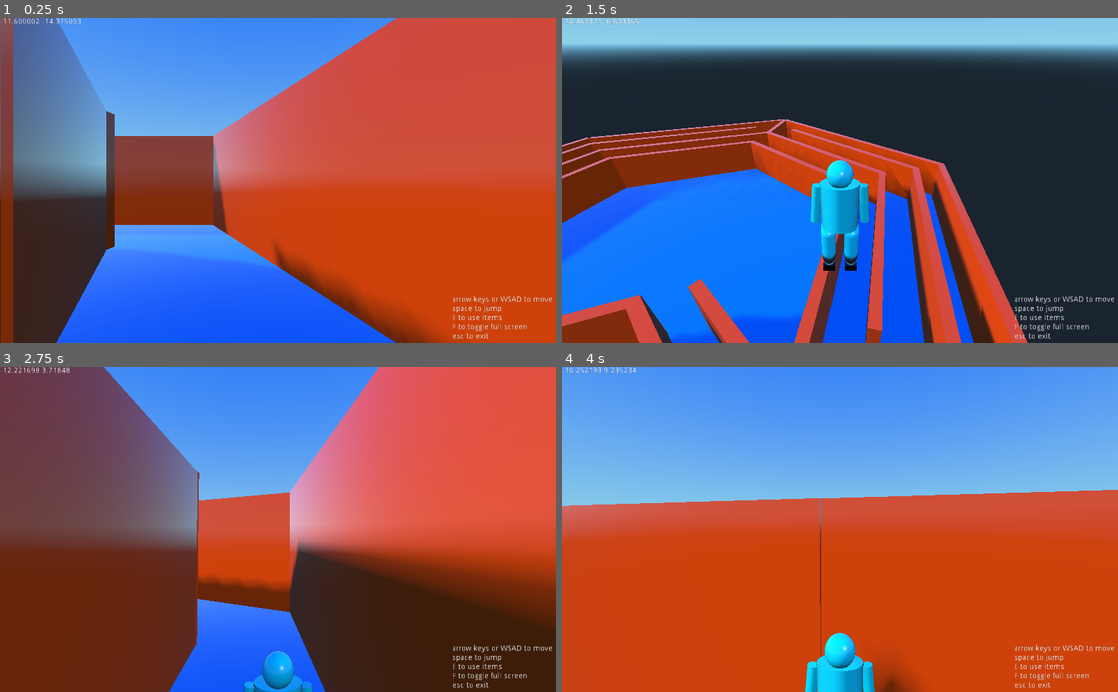
Above: before the commit, frames 1-4 (two rows, left to right).
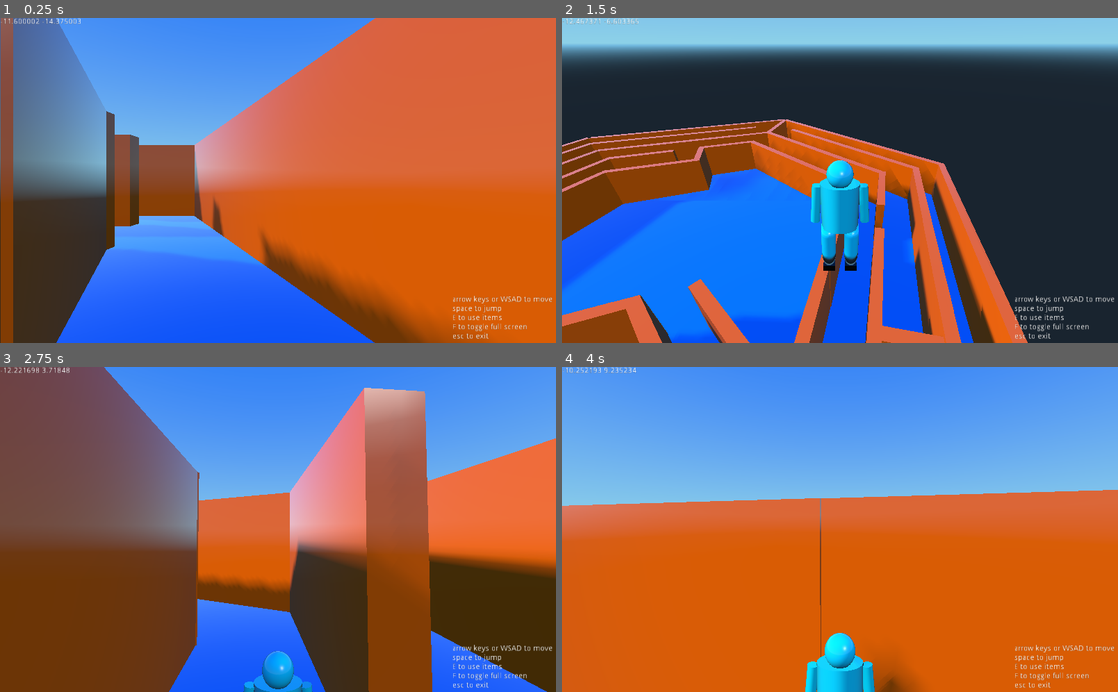
Above: after the commit, the same moments.

Repository: mrazeja7/mazes
Game: Godot game, scene res://hexa_maze.tscn
Same seed, same stepped clock (60 frames per second), same inputs: the game is played once before the commit and once after it. The project has no main scene, so this scene is started directly.
Inputs (mouse positions are in pixels of both pictures, inside the frame that each line leads up to):
- Up to frame 1 (0.25 s): no input
- Up to frame 2 (1.5 s): tap Enter at 0.5 s; move the mouse to (867, 180) at 0.52 s; hold H 0.53-1.28 s; hold Up (ui_up) from 0.53 s (still down); tap Space at 0.77 s; move the mouse to (812, 180) at 1.27 s; tap C at 1.35 s
- Up to frame 3 (2.75 s): keep holding Up (ui_up); tap Space at 1.52 s; move the mouse to (289, 523) at 2.02 s; hold E from 2.03 s (still down)
- Up to frame 4 (4 s): keep holding Up (ui_up); move the mouse to (834, 536) at 2.77 s; release E at 2.78 s; tap F at 2.85 s; tap Space at 3.02, 3.77 s; move the mouse to (878, 532) at 3.52 s; hold H from 3.53 s (still down)

The runs differ from the first frame. In frame 1, 26% of the frame differs, in the area x 20-100%, y 0-100%; in frame 2, 13%; in frame 3, 30%; in frame 4, 48%, in the area x 0-100%, y 47-100%.
Error in both runs: Invalid get index 'visible' (on base: 'null instance'). (res://scripts/player.gd:101)

Commit message:
reworked maze, added activatable elevator

Diff:
--- a/assets/wall.tscn
+++ b/assets/wall.tscn
@@ -23,7 +23,7 @@
 params_billboard_mode = 0
 params_grow = false
 params_use_alpha_scissor = false
-albedo_color = Color( 0.949219, 0.282958, 0.0222473, 1 )
+albedo_color = Color( 1, 0.398438, 0, 1 )
 metallic = 0.0
 metallic_specular = 0.5
 metallic_texture_channel = 0
@@ -83,7 +83,7 @@
 mesh = SubResource( 2 )
 skeleton = NodePath("..")
 material/0 = null
-_sections_unfolded = [ "Transform" ]
+_sections_unfolded = [ "Transform", "material" ]
 
 [node name="StaticBody" type="StaticBody" parent="MeshInstance" index="0"]
 
--- a/hexa_maze.tscn
+++ b/hexa_maze.tscn
@@ -1,12 +1,13 @@
-[gd_scene load_steps=8 format=2]
+[gd_scene load_steps=9 format=2]
 
 [ext_resource path="res://assets/hexagonal_floor.tscn" type="PackedScene" id=1]
 [ext_resource path="res://assets/wall.tscn" type="PackedScene" id=2]
 [ext_resource path="res://scripts/moving_wall.gd" type="Script" id=3]
-[ext_resource path="res://assets/player.tscn" type="PackedScene" id=4]
-[ext_resource path="res://scripts/player.gd" type="Script" id=5]
-[ext_resource path="res://assets/button.tscn" type="PackedScene" id=6]
-[ext_resource path="res://scripts/button.gd" type="Script" id=7]
+[ext_resource path="res://scripts/elevator.gd" type="Script" id=4]
+[ext_resource path="res://assets/player.tscn" type="PackedScene" id=5]
+[ext_resource path="res://scripts/player.gd" type="Script" id=6]
+[ext_resource path="res://assets/button.tscn" type="PackedScene" id=7]
+[ext_resource path="res://scripts/button.gd" type="Script" id=8]
 
 [node name="maze" type="Spatial" index="0"]
 
@@ -27,9 +28,20 @@
 script = ExtResource( 3 )
 _sections_unfolded = [ "Transform" ]
 
-[node name="fence" type="Spatial" parent="walls" index="1"]
+[node name="elevator" parent="walls" index="1" instance=ExtResource( 2 )]
+
+transform = Transform( -0.321506, 0.337163, 2.18558e-08, 0, -2.94757e-08, 1, 0.185622, 0.583983, 3.78554e-08, -5.19869, -1.5904, -194.577 )
+script = ExtResource( 4 )
+_sections_unfolded = [ "Transform", "Visibility" ]
+
+[node name="MeshInstance" parent="walls/elevator" index="0"]
 
 editor/display_folded = true
+_sections_unfolded = [ "Geometry", "Transform", "material" ]
+
+[node name="fence" type="Spatial" parent="walls" index="2"]
+
+editor/display_folded = true
 
 [node name="wall2" parent="walls/fence" index="0" instance=ExtResource( 2 )]
 
@@ -83,7 +95,7 @@
 
 transform = Transform( -0.967682, 0, -0.5, 0, 1, 0, 0.558691, 0, -0.866026, -15.125, -0.2904, -190.15 )
 
-[node name="maze1" type="Spatial" parent="walls" index="2"]
+[node name="maze1" type="Spatial" parent="walls" index="3"]
 
 _sections_unfolded = [ "Visibility" ]
 
@@ -93,7 +105,7 @@
 
 [node name="wall23" parent="walls/maze1" index="1" instance=ExtResource( 2 )]
 
-transform = Transform( 1.71764, 0, -0.500001, 0, 1, 0, 0.991679, 0, 0.866026, -10.7629, -0.2904, -184.095 )
+transform = Transform( 1.71764, 0, -0.500001, 0, 1, 0, 0.99168, 0, 0.866026, -10.7629, -0.2904, -184.095 )
 
 [node name="wall37" parent="walls/maze1" index="2" instance=ExtResource( 2 )]
 
@@ -111,171 +123,235 @@
 
 transform = Transform( 0.637675, 0, -0.500002, 0, 1, 0, 0.368162, 0, 0.866028, -7.4236, -0.2904, -191.162 )
 
-[node name="wall39" parent="walls/maze1" index="6" instance=ExtResource( 2 )]
-
-transform = Transform( 1.71764, 0, -0.500001, 0, 1, 0, 0.99168, 0, 0.866026, -8.49207, -0.2904, -188.062 )
-
-[node name="wall24" parent="walls/maze1" index="7" instance=ExtResource( 2 )]
+[node name="wall63" parent="walls/maze1" index="6" instance=ExtResource( 2 )]
+
+transform = Transform( 0.637675, 0, -0.500002, 0, 1, 0, 0.368162, 0, 0.866028, 2.00184, -0.2904, -186.587 )
+
+[node name="wall74" parent="walls/maze1" index="7" instance=ExtResource( 2 )]
+
+transform = Transform( 0.637675, 0, -0.500002, 0, 1, 0, 0.368162, 0, 0.866028, 4.44837, -0.2904, -185.174 )
+
+[node name="wall75" parent="walls/maze1" index="8" instance=ExtResource( 2 )]
+
+transform = Transform( 0.637675, 0, -0.500002, 0, 1, 0, 0.368162, 0, 0.866028, 6.44025, -0.2904, -184.025 )
+
+[node name="wall39" parent="walls/maze1" index="9" instance=ExtResource( 2 )]
+
+transform = Transform( 1.63176, 0, -0.500001, 0, 1, 0, 0.942097, 0, 0.866027, -8.44293, -0.2904, -188.23 )
+
+[node name="wall24" parent="walls/maze1" index="10" instance=ExtResource( 2 )]
 
 transform = Transform( -4.17233e-07, 0, -1, 0, 1, 0, 1.28919, 0, -2.08616e-07, -10.756, -0.2904, -178.383 )
 
-[node name="wall27" parent="walls/maze1" index="8" instance=ExtResource( 2 )]
+[node name="wall27" parent="walls/maze1" index="11" instance=ExtResource( 2 )]
 
 transform = Transform( -4.17233e-07, 0, -1, 0, 1, 0, 1.28919, 0, -2.08616e-07, -10.7959, -0.2904, -175.502 )
 
-[node name="wall25" parent="walls/maze1" index="9" instance=ExtResource( 2 )]
+[node name="wall25" parent="walls/maze1" index="12" instance=ExtResource( 2 )]
 
 transform = Transform( -4.17233e-07, 0, -1, 0, 1, 0, 1.28919, 0, -2.08616e-07, -10.7649, -0.2904, -180.399 )
 
-[node name="wall53" parent="walls/maze1" index="10" instance=ExtResource( 2 )]
+[node name="wall53" parent="walls/maze1" index="13" instance=ExtResource( 2 )]
 
 transform = Transform( -4.17233e-07, 0, -1, 0, 1, 0, 1.28919, 0, -2.08616e-07, 10.5044, -0.2904, -179.66 )
 
-[node name="wall54" parent="walls/maze1" index="11" instance=ExtResource( 2 )]
+[node name="wall54" parent="walls/maze1" index="14" instance=ExtResource( 2 )]
 
 transform = Transform( -4.17233e-07, 0, -1, 0, 1, 0, 1.28919, 0, -2.08616e-07, 10.5383, -0.2904, -180.401 )
 
-[node name="wall58" parent="walls/maze1" index="12" instance=ExtResource( 2 )]
+[node name="wall57" parent="walls/maze1" index="15" instance=ExtResource( 2 )]
+
+transform = Transform( -4.17233e-07, 0, -1, 0, 1, 0, 1.28919, 0, -2.08616e-07, 8.33836, -0.2904, -177.576 )
+
+[node name="wall76" parent="walls/maze1" index="16" instance=ExtResource( 2 )]
+
+transform = Transform( -4.17233e-07, 0, -1, 0, 1, 0, 1.28919, 0, -2.08616e-07, 8.33837, -0.2904, -179.276 )
+
+[node name="wall58" parent="walls/maze1" index="17" instance=ExtResource( 2 )]
 
 transform = Transform( -4.17233e-07, 0, -1, 0, 1, 0, 1.28919, 0, -2.08616e-07, 10.5526, -0.2904, -175.127 )
 
-[node name="wall17" parent="walls/maze1" index="13" instance=ExtResource( 2 )]
+[node name="wall17" parent="walls/maze1" index="18" instance=ExtResource( 2 )]
 
 transform = Transform( -1.78814e-07, 0, -1, 0, 1, 0, 1.98336, 0, -5.66244e-07, -15.7995, -0.2904, -174.519 )
 
-[node name="wall21" parent="walls/maze1" index="14" instance=ExtResource( 2 )]
-
-transform = Transform( -2.38419e-07, 0, -1, 0, 1, 0, 1.98336, 0, -5.66244e-07, -13.1597, -0.2904, -175.696 )
-
-[node name="wall16" parent="walls/maze1" index="15" instance=ExtResource( 2 )]
+[node name="wall21" parent="walls/maze1" index="19" instance=ExtResource( 2 )]
+
+transform = Transform( -8.9407e-08, 0, -1, 0, 1, 0, 0.74624, 0, -1.19209e-07, -13.1597, -0.2904, -171.946 )
+
+[node name="wall70" parent="walls/maze1" index="20" instance=ExtResource( 2 )]
+
+transform = Transform( -1.19209e-07, 0, -1, 0, 1, 0, 0.74624, 0, -1.49012e-07, -13.1597, -0.2904, -180.696 )
+
+[node name="wall77" parent="walls/maze1" index="21" instance=ExtResource( 2 )]
+
+transform = Transform( -1.19209e-07, 0, -1, 0, 1, 0, 0.74624, 0, -1.19209e-07, -13.1597, -0.2904, -178.572 )
+
+[node name="wall78" parent="walls/maze1" index="22" instance=ExtResource( 2 )]
+
+transform = Transform( -0.391776, 0, 1.19209e-07, 0, 1, 0, -4.47035e-08, 0, -1, -14.3097, -0.2904, -181.722 )
+
+[node name="wall16" parent="walls/maze1" index="23" instance=ExtResource( 2 )]
 
 transform = Transform( 1.71764, 0, -0.500001, 0, 1, 0, 0.991681, 0, 0.866026, -10.7836, -0.2904, -165.781 )
 
-[node name="wall18" parent="walls/maze1" index="16" instance=ExtResource( 2 )]
+[node name="wall18" parent="walls/maze1" index="24" instance=ExtResource( 2 )]
 
 transform = Transform( 1.71764, 0, -0.500001, 0, 1, 0, 0.991681, 0, 0.866026, -7.64978, -0.2904, -163.953 )
 
-[node name="wall19" parent="walls/maze1" index="17" instance=ExtResource( 2 )]
+[node name="wall19" parent="walls/maze1" index="25" instance=ExtResource( 2 )]
 
 transform = Transform( 1.71764, 0, -0.500001, 0, 1, 0, 0.991681, 0, 0.866026, -5.15662, -0.2904, -165.335 )
 
-[node name="wall26" parent="walls/maze1" index="18" instance=ExtResource( 2 )]
+[node name="wall26" parent="walls/maze1" index="26" instance=ExtResource( 2 )]
 
 transform = Transform( 1.71764, 0, -0.500001, 0, 1, 0, 0.991681, 0, 0.866026, -5.78653, -0.2904, -168.926 )
 
-[node name="wall55" parent="walls/maze1" index="19" instance=ExtResource( 2 )]
+[node name="wall55" parent="walls/maze1" index="27" instance=ExtResource( 2 )]
 
 transform = Transform( 1.71764, 0, -0.500001, 0, 1, 0, 0.991681, 0, 0.866026, 5.52477, -0.2904, -187.235 )
 
-[node name="wall28" parent="walls/maze1" index="20" instance=ExtResource( 2 )]
+[node name="wall28" parent="walls/maze1" index="28" instance=ExtResource( 2 )]
 
 transform = Transform( 1.71764, 0, -0.500001, 0, 1, 0, 0.991681, 0, 0.866026, -4.88186, -0.2904, -168.409 )
 
-[node name="wall29" parent="walls/maze1" index="21" instance=ExtResource( 2 )]
+[node name="wall29" parent="walls/maze1" index="29" instance=ExtResource( 2 )]
 
 transform = Transform( -1.71764, 0, -0.500001, 0, 1, 0, 0.991682, 0, -0.866028, 7.27204, -0.2904, -163.908 )
 
-[node name="wall34" parent="walls/maze1" index="22" instance=ExtResource( 2 )]
+[node name="wall34" parent="walls/maze1" index="30" instance=ExtResource( 2 )]
 
 transform = Transform( 5.96046e-08, 0, -1, 0, 1, 0, 1.98337, 0, -4.17233e-07, 15.9222, -0.2904, -174.676 )
 
-[node name="wall35" parent="walls/maze1" index="23" instance=ExtResource( 2 )]
+[node name="wall35" parent="walls/maze1" index="31" instance=ExtResource( 2 )]
 
 transform = Transform( 5.96046e-08, 0, -1, 0, 1, 0, 1.98337, 0, -4.17233e-07, 15.9066, -0.2904, -181.653 )
 
-[node name="wall49" parent="walls/maze1" index="24" instance=ExtResource( 2 )]
+[node name="wall49" parent="walls/maze1" index="32" instance=ExtResource( 2 )]
 
 transform = Transform( 5.96046e-08, 0, -1, 0, 1, 0, 1.98337, 0, -4.17233e-07, 15.906, -0.2904, -181.104 )
 
-[node name="wall36" parent="walls/maze1" index="25" instance=ExtResource( 2 )]
-
-transform = Transform( 5.96046e-08, 0, -1, 0, 1, 0, 1.98337, 0, -4.17233e-07, 13.2408, -0.2904, -175.871 )
-
-[node name="wall30" parent="walls/maze1" index="26" instance=ExtResource( 2 )]
+[node name="wall36" parent="walls/maze1" index="33" instance=ExtResource( 2 )]
+
+transform = Transform( 2.98023e-07, 0, -1, 0, 1, 0, 1.73545, 0, -3.57628e-07, 13.3503, -0.2904, -175.414 )
+
+[node name="wall30" parent="walls/maze1" index="34" instance=ExtResource( 2 )]
 
 transform = Transform( -1.71765, 0, -0.500001, 0, 1, 0, 0.991683, 0, -0.866029, 9.80518, -0.2904, -165.371 )
 
-[node name="wall51" parent="walls/maze1" index="27" instance=ExtResource( 2 )]
+[node name="wall51" parent="walls/maze1" index="35" instance=ExtResource( 2 )]
 
 transform = Transform( -1.71765, 0, -0.500001, 0, 1, 0, 0.991683, 0, -0.866029, 10.931, -0.2904, -166.021 )
 
-[node name="wall31" parent="walls/maze1" index="28" instance=ExtResource( 2 )]
-
-transform = Transform( -1.71765, 0, -0.500002, 0, 1, 0, 0.991684, 0, -0.86603, 5.19016, -0.2904, -168.364 )
-
-[node name="wall42" parent="walls/maze1" index="29" instance=ExtResource( 2 )]
-
-transform = Transform( -0.553271, 0, -0.500003, 0, 1, 0, 0.319431, 0, -0.86603, -1.13545, -0.2904, -189.221 )
-
-[node name="wall52" parent="walls/maze1" index="30" instance=ExtResource( 2 )]
-
-transform = Transform( -0.553271, 0, -0.500003, 0, 1, 0, 0.319431, 0, -0.86603, -4.36138, -0.2904, -187.359 )
-
-[node name="wall41" parent="walls/maze1" index="31" instance=ExtResource( 2 )]
-
-transform = Transform( -1.00482, 0, -0.500003, 0, 1, 0, 0.580135, 0, -0.866031, -2.73794, -0.2904, -194.647 )
-
-[node name="wall46" parent="walls/maze1" index="32" instance=ExtResource( 2 )]
-
-transform = Transform( -1.00482, 0, -0.500003, 0, 1, 0, 0.580135, 0, -0.866031, -3.84212, -0.2904, -194.009 )
-
-[node name="wall43" parent="walls/maze1" index="33" instance=ExtResource( 2 )]
+[node name="wall31" parent="walls/maze1" index="36" instance=ExtResource( 2 )]
+
+transform = Transform( -0.73, 0, -0.500003, 0, 1, 0, 0.421466, 0, -0.86603, 2.20239, -0.2904, -166.639 )
+
+[node name="wall71" parent="walls/maze1" index="37" instance=ExtResource( 2 )]
+
+transform = Transform( -0.73, 0, -0.500003, 0, 1, 0, 0.421466, 0, -0.86603, 8.45944, -0.2904, -170.252 )
+
+[node name="wall72" parent="walls/maze1" index="38" instance=ExtResource( 2 )]
+
+transform = Transform( -0.25288, 0, 0.86603, 0, 1, 0, -0.438, 0, -0.500003, 3.5501, -0.2904, -169.005 )
+
+[node name="wall52" parent="walls/maze1" index="39" instance=ExtResource( 2 )]
+
+transform = Transform( -0.779383, 0, -0.500003, 0, 1, 0, 0.449977, 0, -0.86603, 4.87181, -0.2904, -171.616 )
+
+[node name="wall73" parent="walls/maze1" index="40" instance=ExtResource( 2 )]
+
+transform = Transform( -0.779383, 0, -0.500003, 0, 1, 0, 0.449977, 0, -0.866031, 6.1492, -0.2904, -172.354 )
+
+[node name="wall42" parent="walls/maze1" index="41" instance=ExtResource( 2 )]
+
+transform = Transform( -0.663925, 0, -0.500003, 0, 1, 0, 0.383317, 0, -0.86603, -1.50774, -0.2904, -189.266 )
+
+[node name="wall41" parent="walls/maze1" index="42" instance=ExtResource( 2 )]
+
+transform = Transform( -1.00482, 0, -0.500003, 0, 1, 0, 0.580135, 0, -0.866031, -2.73793, -0.2904, -194.647 )
+
+[node name="wall46" parent="walls/maze1" index="43" instance=ExtResource( 2 )]
+
+transform = Transform( -1.00482, 0, -0.500003, 0, 1, 0, 0.580135, 0, -0.866031, -2.95444, -0.2904, -194.522 )
+
+[node name="wall43" parent="walls/maze1" index="44" instance=ExtResource( 2 )]
 
 transform = Transform( -1.00482, 0, -0.500003, 0, 1, 0, 0.580135, 0, -0.866031, -2.86438, -0.2904, -191.716 )
 
-[node name="wall44" parent="walls/maze1" index="34" instance=ExtResource( 2 )]
+[node name="wall44" parent="walls/maze1" index="45" instance=ExtResource( 2 )]
 
 transform = Transform( -1.00482, 0, 0.500003, 0, 1, 0, -0.580136, 0, -0.866031, 2.93409, -0.2904, -191.773 )
 
-[node name="wall56" parent="walls/maze1" index="35" instance=ExtResource( 2 )]
+[node name="wall56" parent="walls/maze1" index="46" instance=ExtResource( 2 )]
 
 transform = Transform( -1.00482, 0, 0.500003, 0, 1, 0, -0.580136, 0, -0.866031, 7.9206, -0.2904, -188.936 )
 
-[node name="wall57" parent="walls/maze1" index="36" instance=ExtResource( 2 )]
-
-transform = Transform( -0.628016, 0, -0.500004, 0, 1, 0, 0.362585, 0, -0.866032, 13.9082, -0.2904, -186.215 )
-
-[node name="wall59" parent="walls/maze1" index="37" instance=ExtResource( 2 )]
-
-transform = Transform( -0.628016, 0, -0.500004, 0, 1, 0, 0.362585, 0, -0.866032, 12.306, -0.2904, -185.29 )
-
-[node name="wall45" parent="walls/maze1" index="38" instance=ExtResource( 2 )]
-
-transform = Transform( -1.00482, 0, 0.500003, 0, 1, 0, -0.580136, 0, -0.866031, 3.17804, -0.2904, -194.801 )
-
-[node name="wall47" parent="walls/maze1" index="39" instance=ExtResource( 2 )]
+[node name="wall59" parent="walls/maze1" index="47" instance=ExtResource( 2 )]
+
+transform = Transform( -0.502413, 0, -0.500004, 0, 1, 0, 0.290068, 0, -0.866032, 11.8514, -0.2904, -185.028 )
+
+[node name="wall67" parent="walls/maze1" index="48" instance=ExtResource( 2 )]
+
+transform = Transform( -0.628016, 0, -0.500004, 0, 1, 0, 0.362585, 0, -0.866032, 13.8717, -0.2904, -183.279 )
+
+[node name="wall68" parent="walls/maze1" index="49" instance=ExtResource( 2 )]
+
+transform = Transform( -0.628016, 0, -0.500004, 0, 1, 0, 0.362585, 0, -0.866032, 12.4427, -0.2904, -182.454 )
+
+[node name="wall45" parent="walls/maze1" index="50" instance=ExtResource( 2 )]
+
+transform = Transform( -0.602895, 0, 0.500004, 0, 1, 0, -0.348082, 0, -0.866031, 3.84924, -0.2904, -194.413 )
+
+[node name="wall47" parent="walls/maze1" index="51" instance=ExtResource( 2 )]
 
 transform = Transform( -1.00482, 0, 0.500003, 0, 1, 0, -0.580136, 0, -0.866031, 6.91499, -0.2904, -192.628 )
 
-[node name="wall48" parent="walls/maze1" index="40" instance=ExtResource( 2 )]
+[node name="wall48" parent="walls/maze1" index="52" instance=ExtResource( 2 )]
 
 transform = Transform( -1.00482, 0, 0.500003, 0, 1, 0, -0.580136, 0, -0.866031, 11.0093, -0.2904, -190.286 )
 
-[node name="wall50" parent="walls/maze1" index="41" instance=ExtResource( 2 )]
+[node name="wall50" parent="walls/maze1" index="53" instance=ExtResource( 2 )]
 
 transform = Transform( -1.00482, 0, 0.500003, 0, 1, 0, -0.580136, 0, -0.866031, 13.0862, -0.2904, -189.09 )
 
-[node name="wall32" parent="walls/maze1" index="42" instance=ExtResource( 2 )]
+[node name="wall32" parent="walls/maze1" index="54" instance=ExtResource( 2 )]
 
 transform = Transform( -1.71765, 0, -0.500002, 0, 1, 0, 0.991684, 0, -0.86603, 8.24634, -0.2904, -167.271 )
 
-[node name="wall33" parent="walls/maze1" index="43" instance=ExtResource( 2 )]
+[node name="wall33" parent="walls/maze1" index="55" instance=ExtResource( 2 )]
 
 transform = Transform( -1.71765, 0, -0.500002, 0, 1, 0, 0.991684, 0, -0.86603, 4.80052, -0.2904, -165.339 )
 
-[node name="wall22" parent="walls/maze1" index="44" instance=ExtResource( 2 )]
+[node name="wall22" parent="walls/maze1" index="56" instance=ExtResource( 2 )]
 
 transform = Transform( 1.19209e-07, 0, -1, 0, 1, 0, 0.892516, 0, -8.9407e-08, -0.165067, -0.2904, -159.99 )
 
-[node name="wall61" parent="walls/maze1" index="45" instance=ExtResource( 2 )]
+[node name="wall61" parent="walls/maze1" index="57" instance=ExtResource( 2 )]
 
 transform = Transform( -0.521736, 0, -0.500002, 0, 1, 0, 0.301224, 0, -0.86603, -2.43643, -0.2904, -183.106 )
 
-[node name="wall62" parent="walls/maze1" index="46" instance=ExtResource( 2 )]
+[node name="wall79" parent="walls/maze1" index="58" instance=ExtResource( 2 )]
 
 transform = Transform( -0.521736, 0, -0.500002, 0, 1, 0, 0.301224, 0, -0.86603, -1.63641, -0.2904, -183.557 )
 
-[node name="wall20" parent="walls/maze1" index="47" instance=ExtResource( 2 )]
+[node name="wall69" parent="walls/maze1" index="59" instance=ExtResource( 2 )]
+
+transform = Transform( -0.179394, 0, 0.86603, 0, 1, 0, -0.310719, 0, -0.500002, -6.22795, -0.2904, -193.81 )
+
+[node name="wall66" parent="walls/maze1" index="60" instance=ExtResource( 2 )]
+
+transform = Transform( -0.376955, 0, -0.500002, 0, 1, 0, 0.217635, 0, -0.86603, 4.77095, -0.2904, -186.159 )
+
+[node name="wall64" parent="walls/maze1" index="61" instance=ExtResource( 2 )]
+
+transform = Transform( -0.521736, 0, -0.500002, 0, 1, 0, 0.301224, 0, -0.86603, -1.33759, -0.2904, -186.789 )
+
+[node name="wall65" parent="walls/maze1" index="62" instance=ExtResource( 2 )]
+
+transform = Transform( -0.521736, 0, -0.500002, 0, 1, 0, 0.301224, 0, -0.86603, -2.18195, -0.2904, -186.302 )
+
+[node name="wall20" parent="walls/maze1" index="63" instance=ExtResource( 2 )]
 
 transform = Transform( 1.71764, 0, -0.500001, 0, 1, 0, 0.991681, 0, 0.866026, -8.07885, -0.2904, -166.996 )
 
@@ -422,9 +498,12 @@
 directional_shadow_bias_split_scale = 0.25
 directional_shadow_depth_range = 0
 directional_shadow_max_distance = 200.0
-_sections_unfolded = [ "Shadow" ]
-
-[node name="button" parent="." index="5" instance=ExtResource( 6 )]
+_sections_unfolded = [ "Light", "Shadow" ]
+
+[node name="button" parent="." index="5" instance=ExtResource( 7 )]
 
 transform = Transform( 0.866026, 0, -0.5, 0, 1, 0, 0.5, 0, 0.866026, -13.0455, 0.5, -11.1455 )
-script = ExtResource( 7 )
+script = ExtResource( 8 )
+
+
+[editable path="walls/elevator"]
--- a/scripts/button.gd
+++ b/scripts/button.gd
@@ -19,7 +19,9 @@
 func use(object):
 	print(object.get_meta("name")," is attempting to use button")
 
-	var moving_wall = get_tree().get_root().get_node("maze/walls/moving_wall")
-	print(moving_wall)
-	moving_wall.move_by = Vector3(0,0.25,0)
+	var elevator = get_tree().get_root().get_node("maze/walls/elevator")
+	print(elevator)
+	elevator.move = true
+#	var light = get_tree().get_root().get_node("maze/DirectionalLight")
+#	light.light_energy = 0
 	pass
--- /dev/null
+++ b/scripts/elevator.gd
@@ -0,0 +1,31 @@
+extends Spatial
+
+var move = false
+var move_by = Vector3(0, 0.025, 0)
+var direction_switch_interval = 3.0
+var since_direction_switch = 0
+var direction = 1
+
+func _ready():
+	# Called every time the node is added to the scene.
+	# Initialization here
+#	var color = Color(255,255,255)
+#	var mat = SpatialMaterial.new()
+#	mat.albedo_color = color
+#	self.get_node("MeshInstance").get_mesh().set_material(mat)
+	pass
+
+func _process(delta):
+	# Called every frame. Delta is time since last frame.
+	# Update game logic here.
+#	print(delta)
+	print(move)
+	if move == true:
+		since_direction_switch += delta
+		if (since_direction_switch > direction_switch_interval):
+			since_direction_switch = 0.0
+			direction *= -1
+		var tmp = self.translation
+		tmp += direction * move_by
+		self.translation = tmp
+		pass
Not shown, added: blume_des_lebens_labyrinth_sechseck.jpg.import
Not shown: 1 places in hexa_maze.tscn that only renumber resources
